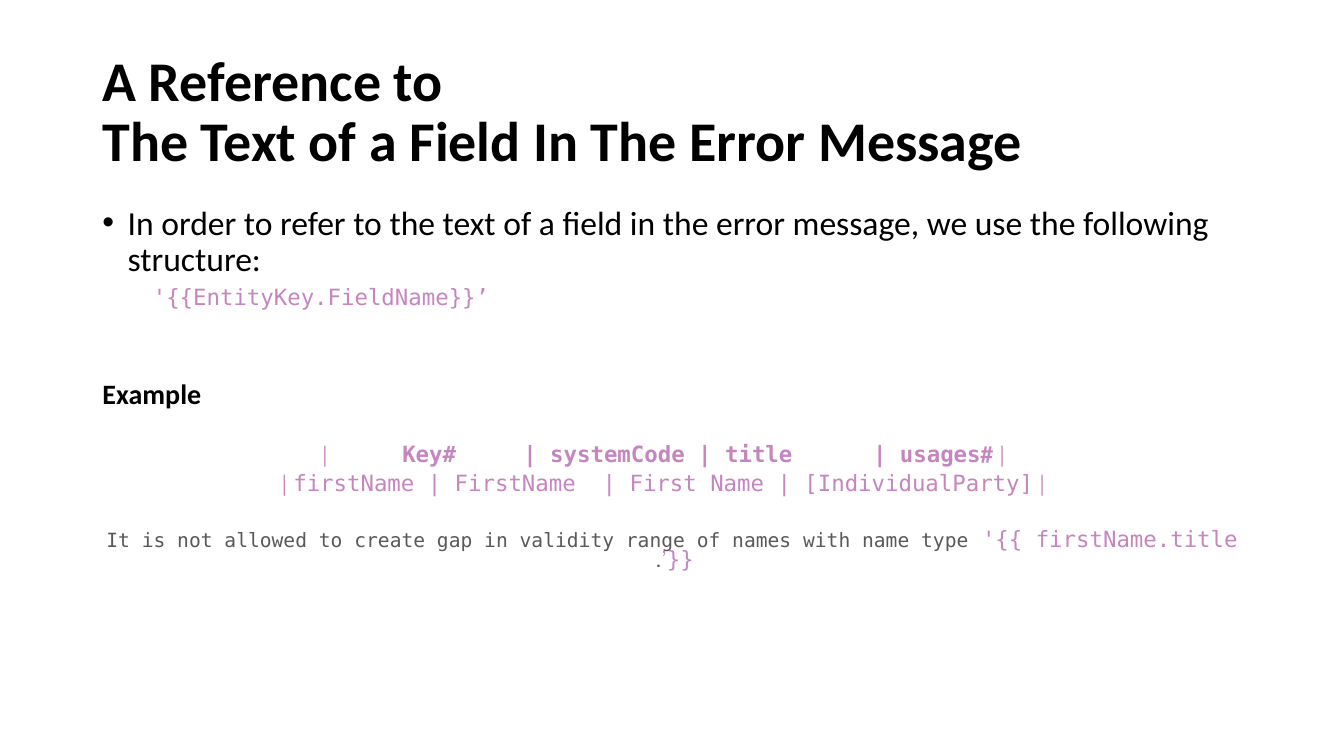
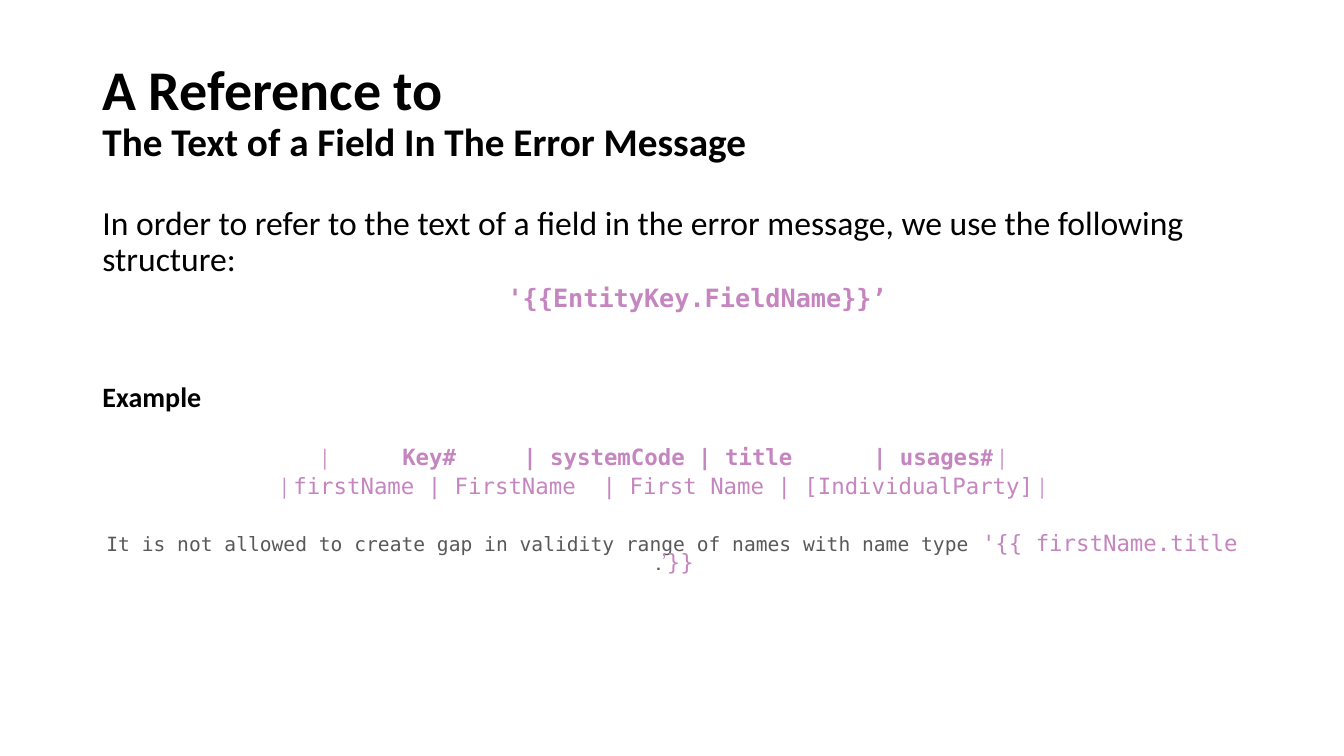
Before and after one commit to fmontazeri/Knowledeg, a slide deck: slide 58 of Gherkin.pptx. Drawn at 1344x756 pixels with LibreOffice and Linux fonts; fonts in the diff are those of the drawing. Boxes give left, top, right and bottom in pixels: in the first picture for what was removed or moved away, otherwise in the second. Text is boxed around its words. In the diff, an @@ line names an element or a change of style, - is before the commit and + after.

```diff
--- a/Gherkin.pptx
+++ b/Gherkin.pptx
@@ title "A Reference to The Text ..." at <box>102,71,746,163</box>: size 40 to 28 pt in "The Text of a Field In The ..." @@
@@ text at <box>102,211,1183,312</box>: size 16 to 18 pt, bold on in "'{{EntityKey.FieldName}}’"; bullet • to none; alignment left to centre @@
```
Also in this commit, not shown: 14 other slides changed, 6 slides added.
